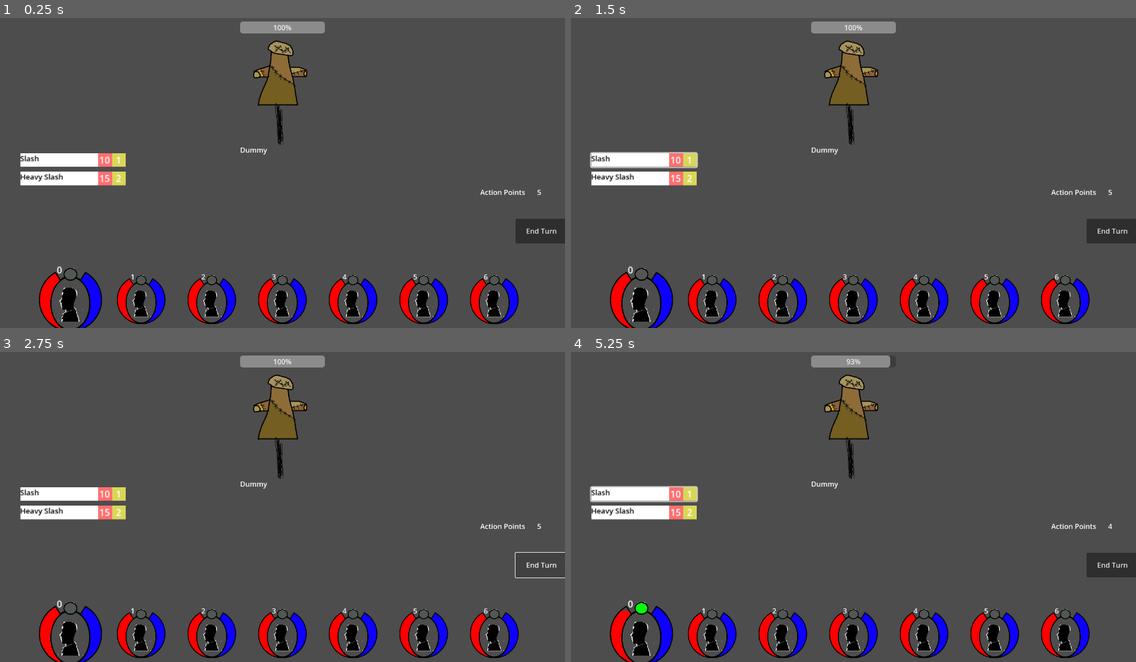
Above: before the commit, frames 1-4 (two rows, left to right).
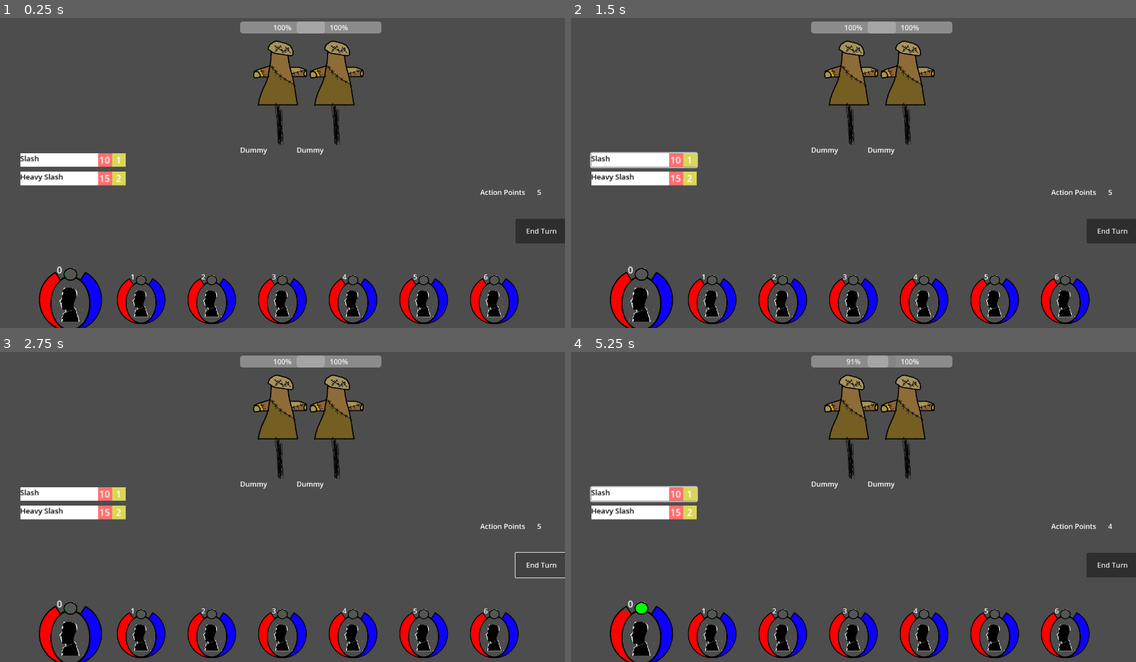
Above: after the commit, the same moments.

Repository: JaroschJr/RPG
Game: Godot game, scene res://Battle/Battlefield.tscn
Same seed, same stepped clock (60 frames per second), same inputs: the game is played once before the commit and once after it. The project has no main scene, so this scene is started directly.
Inputs (mouse positions are in pixels of both pictures, inside the frame that each line leads up to):
- Up to frame 1 (0.25 s): no input
- Up to frame 2 (1.5 s): click "End Turn" at 0.5 s; click (644, 160) at 1.27 s
- Up to frame 3 (2.75 s): click "End Turn" at 2 s
- Up to frame 4 (5.25 s): click (644, 494) at 2.77 s; click "End Turn" at 3.5 s; click (644, 494) at 4.27 s; tap Enter at 5 s; move the mouse to (853, 423) at 5.02 s; click (853, 423) at 5.1 s

The runs differ from the first frame. In frame 1, 1.9% of the frame differs, in the area x 52-68%, y 1-45%; in frame 2, 1.9%; in frame 3, 1.9%; in frame 4, 1.9%.

Commit message:
Enemies are spawned in code and not placed manually.
Enemies despawn on death.

Diff:
--- a/Battle/Battlefield.gd
+++ b/Battle/Battlefield.gd
@@ -1,6 +1,7 @@
 extends Node2D
 var party
 var center
+var enemies
 var readied_ability
 var action_points
 var rng
@@ -28,6 +29,27 @@
 	#hubCoordinates = $PartyArea.get_global_transform()
 	_party_space()
 	center._open_ability_menu()
+
+	#SpawnEnemies
+	#This is an example for testing.
+	enemies = []
+	var enemyHub = $EnemySpawnRef.get_global_transform().origin
+	var dummy = load("res://Battle/TrainingDummy.tscn")
+	var enemy = dummy.instantiate()
+	add_child(enemy)
+	enemies.append(enemy)
+	enemy.position = enemyHub
+	enemy.attacking.connect(_on_enemy_move)
+	enemy.death.connect(_on_enemy_death)
+
+	enemyHub.x = enemyHub.x + 128
+	enemy = dummy.instantiate()
+	add_child(enemy)
+	enemies.append(enemy)
+	enemy.position = enemyHub
+	enemy.attacking.connect(_on_enemy_move)
+	enemy.death.connect(_on_enemy_death)
+
 
 
 # Called every frame. 'delta' is the elapsed time since the previous frame.
@@ -79,7 +101,8 @@
 		print("unused action points")
 		return
 	#enemy moves
-	$TrainingDummy._move()
+	for i in enemies.size():
+		enemies[i]._move()
 	for i in party.size():
 		party[i]._turn_start()
 	_set_action_points(5)
@@ -103,7 +126,11 @@
 			return check
 	return
 
-func _on_training_dummy_attacking(attacker, attack):
+func _on_enemy_move(attacker, attack):
 	print("Dummy turn!")
 	ability_scripts._use_ability(attacker, attack, _random_moved_character(), self)
 	pass # Replace with function body.
+
+func _on_enemy_death(dead_enemy):
+	enemies.remove_at(enemies.find(dead_enemy))
+	dead_enemy.queue_free()
--- a/Battle/Battlefield.tscn
+++ b/Battle/Battlefield.tscn
@@ -1,7 +1,6 @@
-[gd_scene load_steps=4 format=3 uid="uid://d3agtqtqotecc"]
+[gd_scene load_steps=3 format=3 uid="uid://d3agtqtqotecc"]
 
 [ext_resource type="Script" path="res://Battle/Battlefield.gd" id="1_iovn7"]
-[ext_resource type="PackedScene" uid="uid://btuuhwy34fbpv" path="res://Battle/TrainingDummy.tscn" id="2_44noh"]
 
 [sub_resource type="RectangleShape2D" id="RectangleShape2D_fn0um"]
 size = Vector2(1152, 128)
@@ -39,8 +38,7 @@
 offset_right = 1281.0
 offset_bottom = 448.0
 
-[node name="TrainingDummy" parent="." instance=ExtResource("2_44noh")]
+[node name="EnemySpawnRef" type="Node2D" parent="."]
 position = Vector2(640, 160)
 
 [connection signal="button_down" from="EndTurnButton" to="." method="_on_end_turn_button_button_down"]
-[connection signal="attacking" from="TrainingDummy" to="." method="_on_training_dummy_attacking"]
--- a/Battle/Enemy.gd
+++ b/Battle/Enemy.gd
@@ -7,6 +7,7 @@
 var strength
 
 signal attacking(attacker, attack)
+signal death(my_self)
 # Called when the node enters the scene tree for the first time.
 func _ready():
 	$HealthBar.value = 100
@@ -33,8 +34,13 @@
 	#that entities will have different vulnerabilities too.
 	health = health - damagepoints
 	$HealthBar.value = 100 * health / maxHealth
+	if health <= 0:
+		_die()
 
 func _move(): #what it does in it's turn.
 	print("gets here 1")
 	attacking.emit(self, move_list[0])
 	return
+
+func _die():
+	death.emit(self)
--- a/Battle/TrainingDummy.gd
+++ b/Battle/TrainingDummy.gd
@@ -7,7 +7,7 @@
 # Called every frame. 'delta' is the elapsed time since the previous frame.
 func _ready():
 	super._ready()
-	maxHealth = 80
+	maxHealth = 60
 	health = maxHealth
 	move_list = [global_values._get_ability("slash")]
-	strength = 50
+	strength = 20
